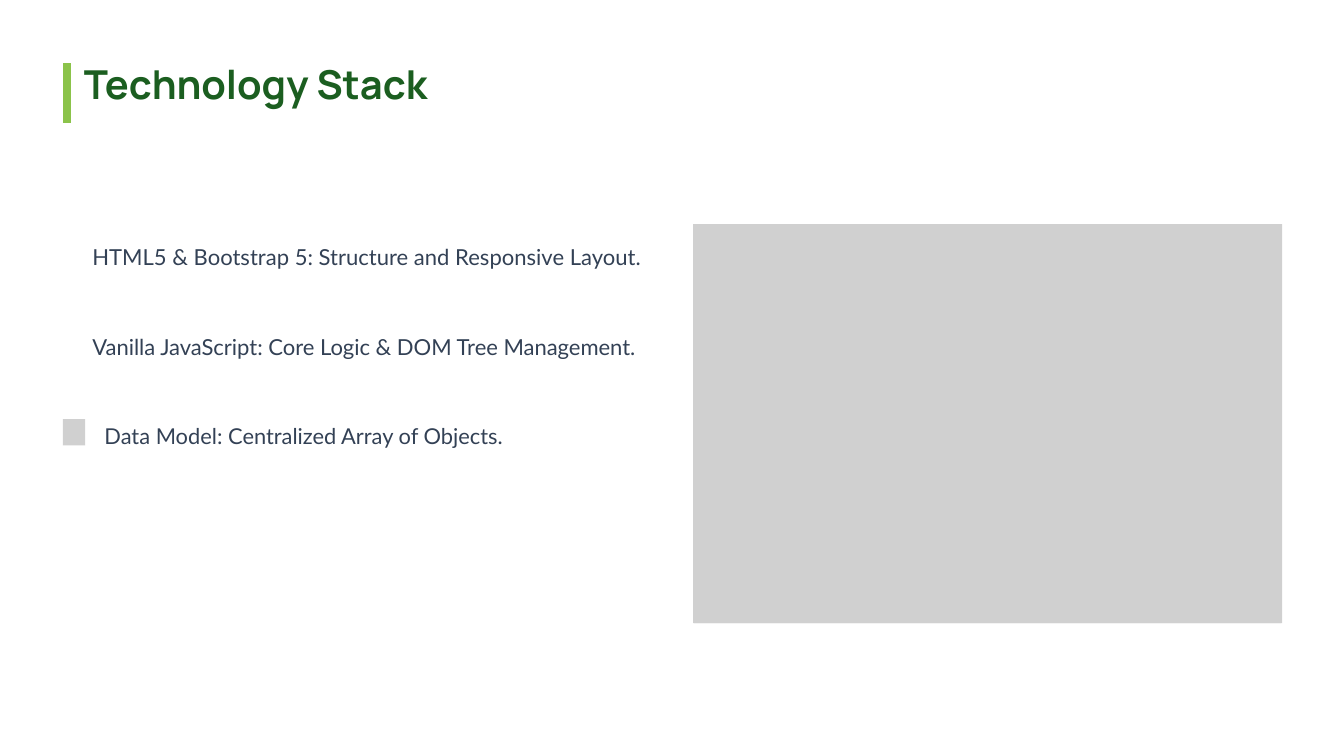
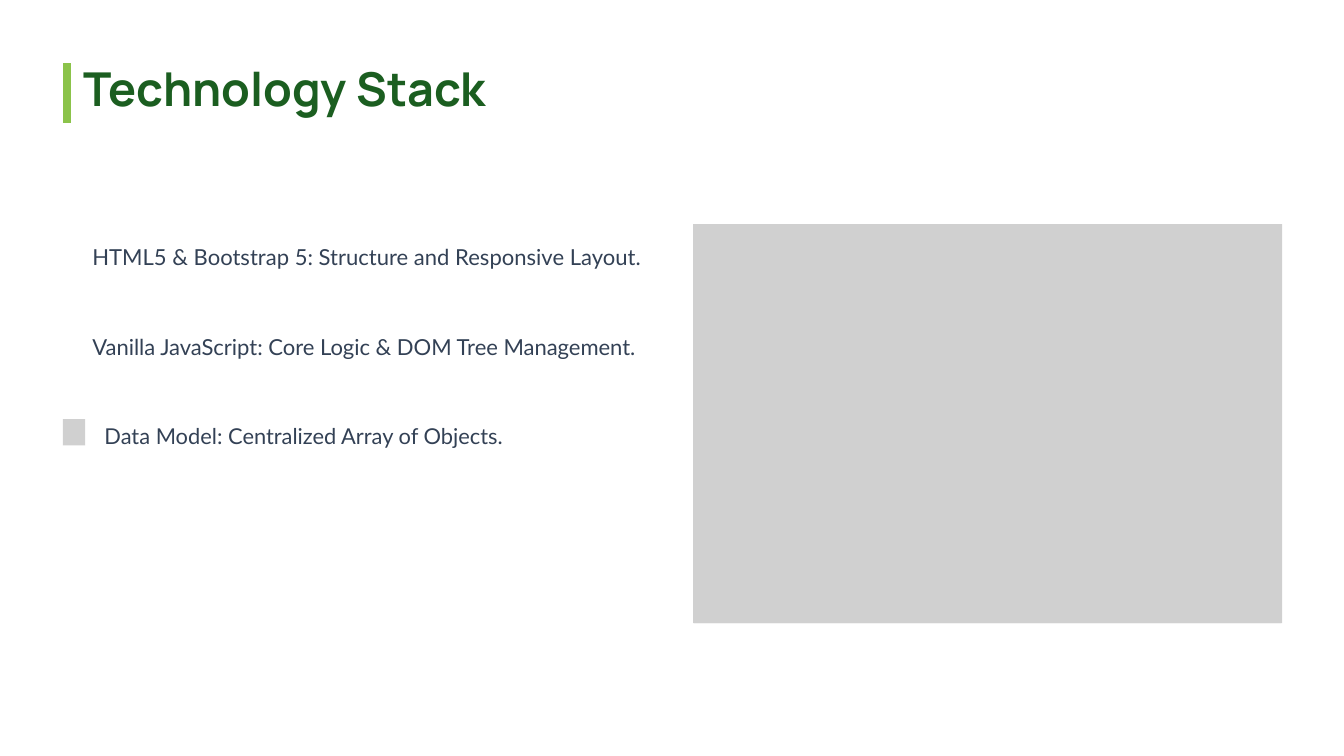
Before and after one commit to holoc2021tv/110124109, a slide deck: slide 3 of thuyettrinh.pptx. Drawn at 1344x756 pixels with LibreOffice and Linux fonts; fonts in the diff are those of the drawing; grey boxes stand for pictures; background and template pictures are left out. Boxes give left, top, right and bottom in pixels: in the first picture for what was removed or moved away, otherwise in the second. Text is boxed around its words. In the diff, an @@ line names an element or a change of style, - is before the commit and + after.

```diff
--- a/thuyettrinh.pptx
+++ b/thuyettrinh.pptx
@@ text "Technology Stack" at box(84, 71, 486, 118): size 42.8 to 50 pt; line spacing 51.3pt to 60pt @@
```
Also in this commit, not shown: 8 other slides changed, 1 slide added, 1 slide removed.
